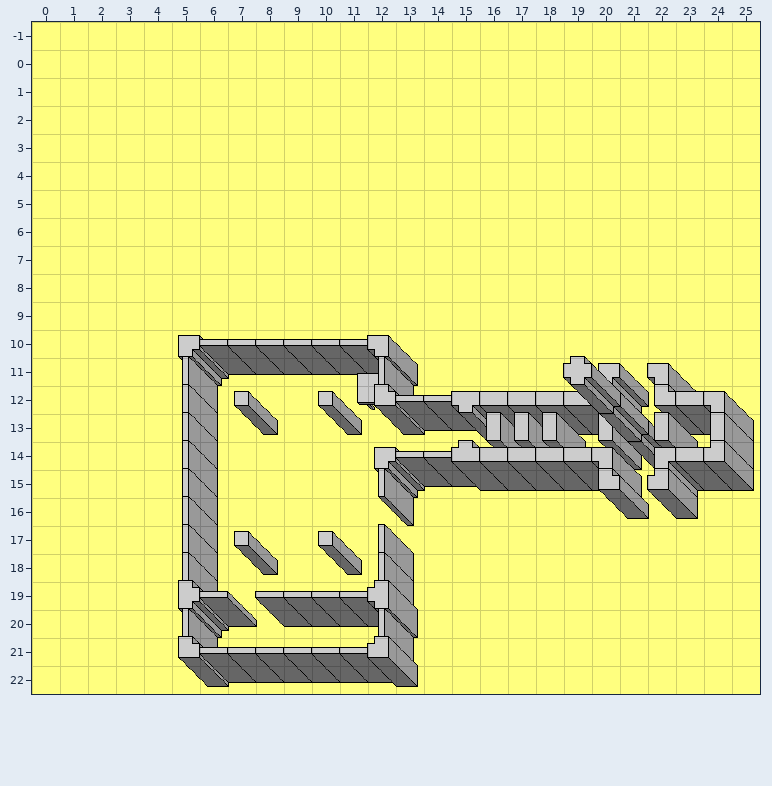
A Tiled map gets an edit: examples/perspective_walls_xml/assets/perspective_walls.tmx. The picture above is the old version.
Cells are 31x31 px. Shown: x 0..25, y -1..22.
Now the later version:
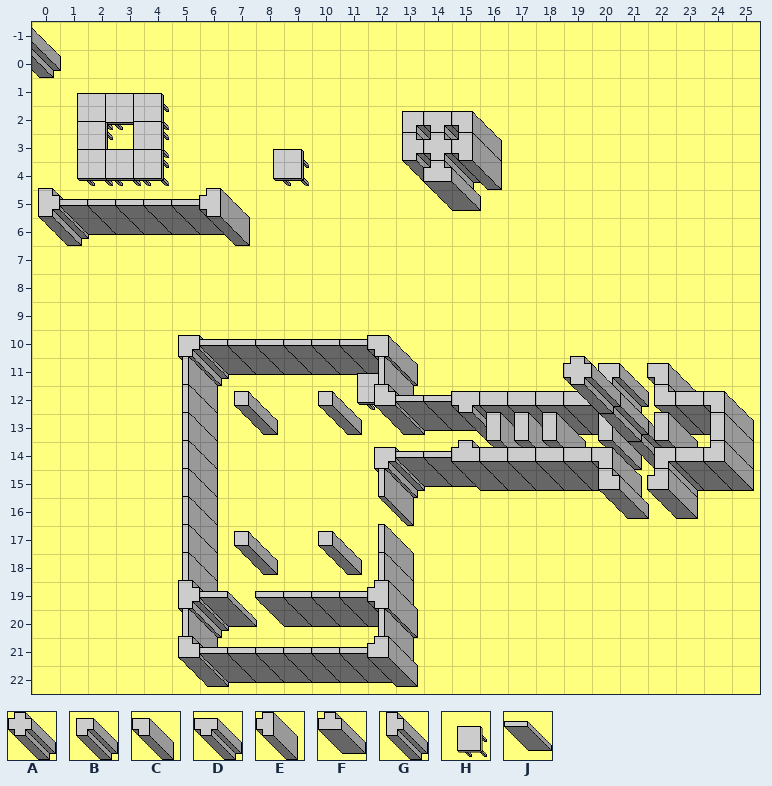
Key: from "perspective_walls": A 2, B 4, C 5, D 8, E 9, F 10, G 11, H 12, J 13.
_ is an empty cell.
The edit:
Changed rows in their new state; . is an unchanged cell.
Layer "Walls":
first column x 0:
 0 B................
 2 ..HHH............
 3 ..H.H.........BDC
 4 ..HHH....H....GAE
 5 ...............F.
 6 .GJJJJJE.........
